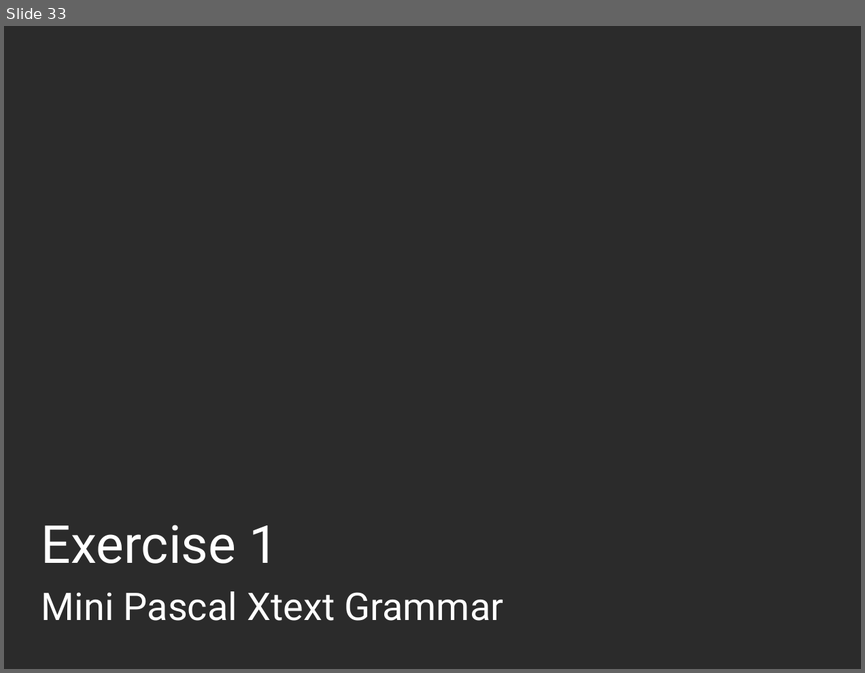
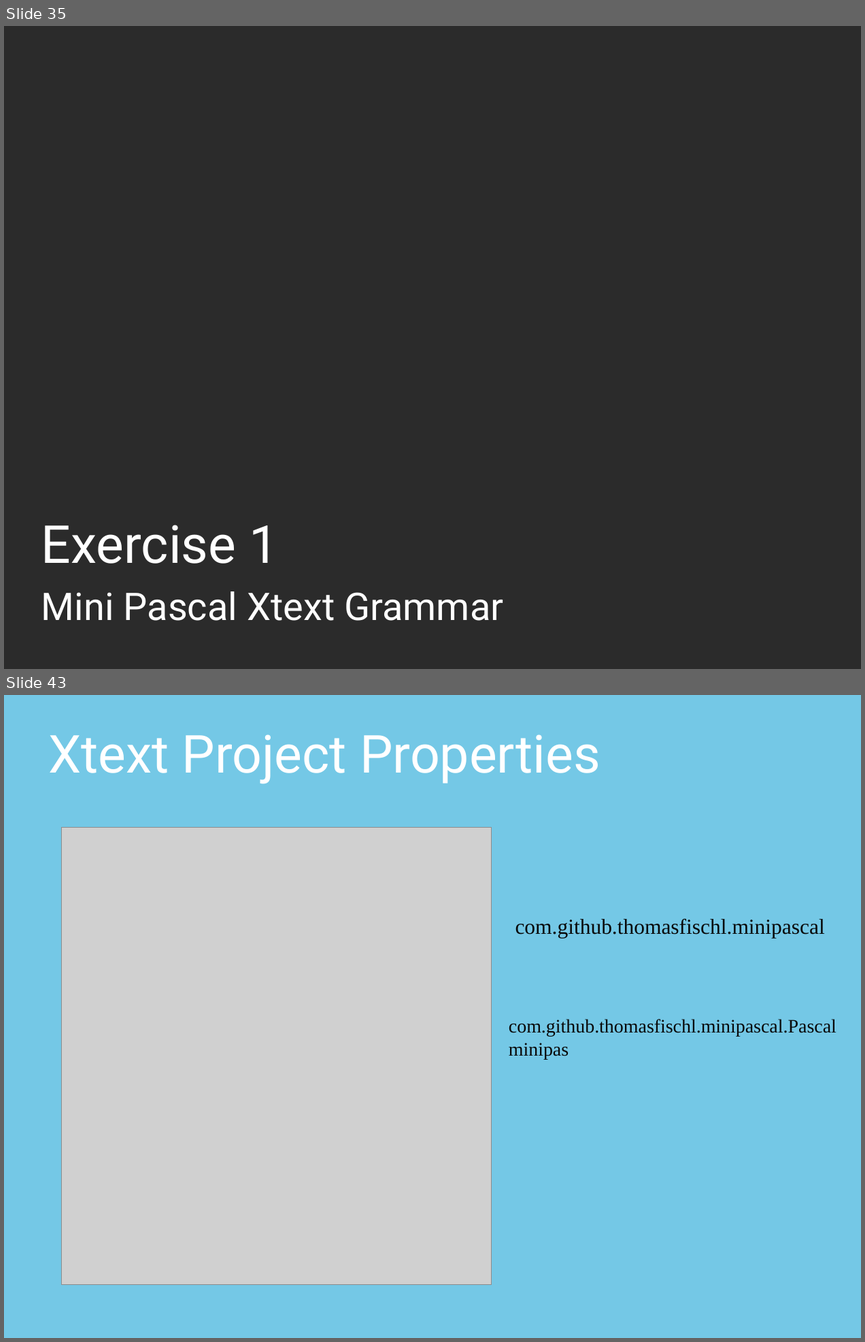
Before and after one commit to thomasfischl/xtext-workshop, a slide deck: xText Workshop.pptx. Shown one above the other, each under a label of ours: slide 33 before the commit, slides 35 and 43 after it; the slides between them are not shown. The pictures are 865x673 and 865x1342 pixels, drawn with LibreOffice and Linux fonts; fonts in the diff are those of the drawing; grey boxes stand for pictures; background and template pictures are left out; a plain dark background stands for a picture behind light text. Boxes give left, top, right and bottom in pixels: in the first picture for what was removed or moved away, otherwise in the second. Text is boxed around its words. In the diff, an @@ line names an element or a change of style, - is before the commit and + after.

```diff
--- a/xText Workshop.pptx
+++ b/xText Workshop.pptx
@@ slide 43 added at bbox=[4, 695, 861, 1338], background picture (left out) @@
@@ title added at bbox=[48, 734, 600, 784], 44 pt, text #FFFFFF @@
+Xtext Project Properties
@@ picture added at bbox=[61, 828, 492, 1285] @@
@@ text added at bbox=[515, 919, 825, 938], 18 pt, text #080808 @@
+com.github.thomasfischl.minipascal
@@ text added at bbox=[509, 1019, 836, 1059], 16 pt, text #080808 @@
+com.github.thomasfischl.minipascal.Pascal
+minipas
@@ what was slide 33 is now slide 35 @@
```
Also in this commit, not shown: 9 slides changed, 13 other slides added.
